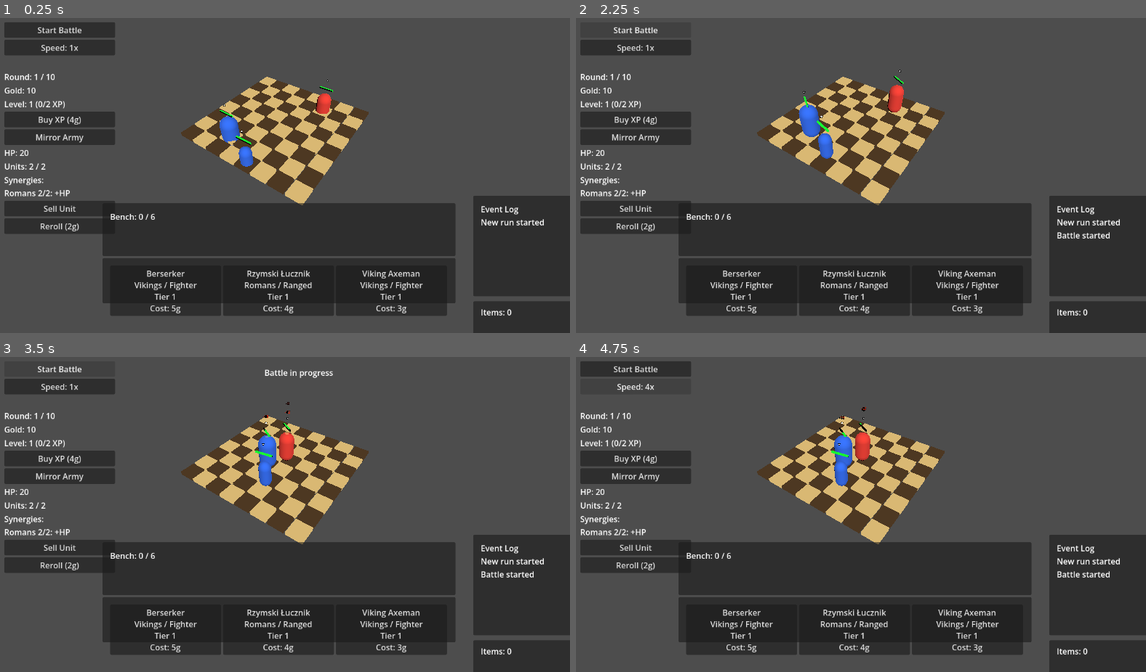
Above: before the commit, frames 1-4 (two rows, left to right).
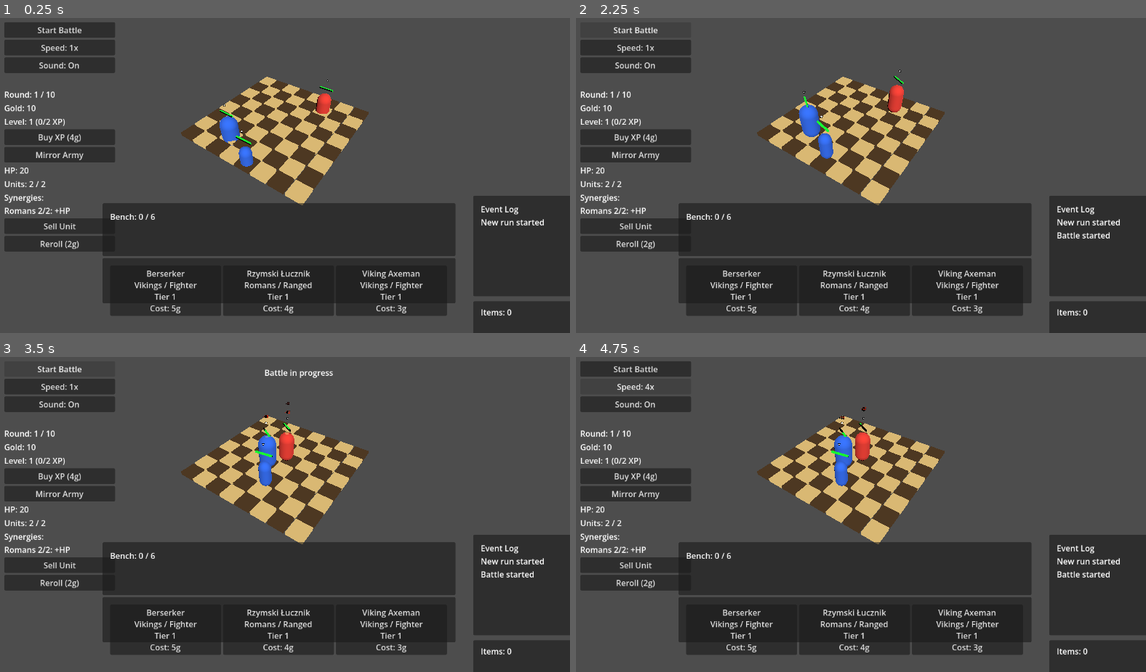
Above: after the commit, the same moments.

Repository: janmgryka-bit/warmarket
Game: Godot game, scene res://scenes/Main.tscn
Same seed, same stepped clock (60 frames per second), same inputs: the game is played once before the commit and once after it.
Inputs (mouse positions are in pixels of both pictures, inside the frame that each line leads up to):
- Up to frame 1 (0.25 s): no input
- Up to frame 2 (2.25 s): click (633, 65) at 0.5 s, where only the run after the commit has a clickable "Sound: On"; click (633, 65) at 1.25 s, where only the run after the commit has a clickable "Sound: Off"; click "Start Battle" at 2 s
- Up to frame 3 (3.5 s): click "Start Battle" at 2.75 s
- Up to frame 4 (4.75 s): click "Speed: 1x" at 3.5 s; click "Speed: 2x" at 4.25 s

The runs differ from the first frame. In frame 1, 5.4% of the frame differs, in the area x 0-21%, y 12-75%; in frame 2, 5.4%; in frame 3, 5.4%; in frame 4, 5.4%.

Commit message:
Add audio mute toggle

Diff:
--- a/godot_project/war-market/scenes/Main.tscn
+++ b/godot_project/war-market/scenes/Main.tscn
@@ -57,6 +57,10 @@
 layout_mode = 2
 text = "Speed: 1x"
 
+[node name="MuteButton" type="Button" parent="UI/HudContainer"]
+layout_mode = 2
+text = "Sound: On"
+
 [node name="RoundResultLabel" type="Label" parent="UI/HudContainer" unique_id=1876565823]
 layout_mode = 2
 text = "Round Result"
@@ -200,6 +204,7 @@
 
 [connection signal="pressed" from="UI/HudContainer/StartBattleButton" to="." method="_on_start_battle_button_pressed"]
 [connection signal="pressed" from="UI/HudContainer/BattleSpeedButton" to="." method="_on_battle_speed_button_pressed"]
+[connection signal="pressed" from="UI/HudContainer/MuteButton" to="." method="_on_mute_button_pressed"]
 [connection signal="pressed" from="UI/RestartRoundButton" to="." method="_on_restart_round_button_pressed"]
 [connection signal="pressed" from="UI/HudContainer/RerollButton" to="." method="_on_reroll_button_pressed"]
 [connection signal="pressed" from="UI/HudContainer/BuyXPButton" to="." method="_on_buy_xp_button_pressed"]
--- a/godot_project/war-market/scripts/audio_manager.gd
+++ b/godot_project/war-market/scripts/audio_manager.gd
@@ -11,7 +11,21 @@
 @export var victory_sound: AudioStream
 @export var game_over_sound: AudioStream
 
+var muted: bool = false
+
+func set_muted(value: bool) -> void:
+	muted = value
+
+func toggle_muted() -> bool:
+	muted = not muted
+	return muted
+
+func is_muted() -> bool:
+	return muted
+
 func play_stream(stream: AudioStream) -> void:
+	if muted:
+		return
 	if stream == null:
 		return
 
--- a/godot_project/war-market/scripts/game.gd
+++ b/godot_project/war-market/scripts/game.gd
@@ -6,6 +6,7 @@
 @onready var audio_manager: Node = $AudioManager
 @onready var start_button: Button = $UI/HudContainer/StartBattleButton
 @onready var battle_speed_button: Button = $UI/HudContainer/BattleSpeedButton
+@onready var mute_button: Button = $UI/HudContainer/MuteButton
 @onready var restart_button: Button = $UI/RestartRoundButton
 @onready var round_result_label: Label = $UI/HudContainer/RoundResultLabel
 @onready var unit_details_panel: Panel = $UI/UnitDetailsPanel
@@ -121,6 +122,20 @@
 	var method_name = "play_%s" % event_name
 	if audio_manager.has_method(method_name):
 		audio_manager.call(method_name)
+
+func update_mute_button_text() -> void:
+	if mute_button == null:
+		return
+
+	var audio_muted := false
+	if audio_manager != null and audio_manager.has_method("is_muted"):
+		audio_muted = audio_manager.call("is_muted")
+	mute_button.text = "Sound: Off" if audio_muted else "Sound: On"
+
+func _on_mute_button_pressed() -> void:
+	if audio_manager != null and audio_manager.has_method("toggle_muted"):
+		audio_manager.call("toggle_muted")
+	update_mute_button_text()
 
 # Economy
 var starting_gold: int = 10
@@ -203,6 +218,7 @@
 	restart_button.visible = false
 	apply_battle_speed()
 	update_battle_speed_ui()
+	update_mute_button_text()
 	clear_action_feedback()
 	add_event_log("New run started")
 
@@ -1140,6 +1156,7 @@
 	update_bench_ui()
 	update_round_label()
 	update_item_ui()
+	update_mute_button_text()
 
 	# Roll fresh shop and populate
 	roll_shop_offers()
--- a/godot_project/war-market/tests/smoke_test.gd
+++ b/godot_project/war-market/tests/smoke_test.gd
@@ -25,6 +25,7 @@
 	print("Starting smoke test...")
 	await run_test("Initial state", Callable(self, "test_initial_state"))
 	await run_test("Battle speed toggle", Callable(self, "test_battle_speed_toggle"))
+	await run_test("Mute toggle", Callable(self, "test_mute_toggle"))
 	await run_test("Event log", Callable(self, "test_event_log"))
 	await run_test("Action feedback", Callable(self, "test_action_feedback"))
 	await run_test("Items", Callable(self, "test_items"))
@@ -96,6 +97,9 @@
 	assert_eq(game.item_inventory.size(), 0, "Item inventory should start empty")
 	assert_eq(game.item_label.text, "Items: 0", "ItemLabel should show empty inventory")
 	assert_true(game.audio_manager != null, "AudioManager should exist")
+	assert_true(game.mute_button != null, "MuteButton should exist")
+	assert_eq(game.mute_button.text, "Sound: On", "MuteButton should start with sound on")
+	assert_eq(game.audio_manager.call("is_muted"), false, "AudioManager should start unmuted")
 
 func test_battle_speed_toggle() -> void:
 	var game = await load_game()
@@ -125,6 +129,24 @@
 	assert_eq(game.battle_speed_index, 0, "Restart round should reset battle speed index")
 	assert_float_eq(Engine.time_scale, 1.0, "Restart round should reset battle speed to 1x")
 	assert_true("1x" in game.battle_speed_button.text, "Restart round should show 1x speed")
+
+func test_mute_toggle() -> void:
+	var game = await load_game()
+	assert_eq(game.audio_manager.call("is_muted"), false, "AudioManager should start unmuted")
+
+	var muted = game.audio_manager.call("toggle_muted")
+	game.update_mute_button_text()
+	assert_eq(muted, true, "toggle_muted should return the new muted state")
+	assert_eq(game.audio_manager.call("is_muted"), true, "AudioManager should be muted after toggle")
+	assert_eq(game.mute_button.text, "Sound: Off", "MuteButton should show sound off")
+	game.play_audio_event("buy")
+	game.reset_game()
+	assert_eq(game.audio_manager.call("is_muted"), true, "reset_game should keep session mute preference")
+	assert_eq(game.mute_button.text, "Sound: Off", "MuteButton should keep showing sound off after reset")
+
+	game._on_mute_button_pressed()
+	assert_eq(game.audio_manager.call("is_muted"), false, "Mute button should unmute audio")
+	assert_eq(game.mute_button.text, "Sound: On", "MuteButton should show sound on")
 
 func test_event_log() -> void:
 	var game = await load_game()
